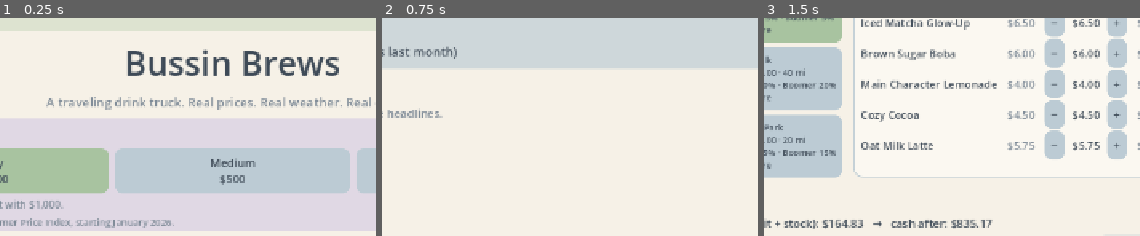
Above: before the commit, frames 1-3 (left to right).
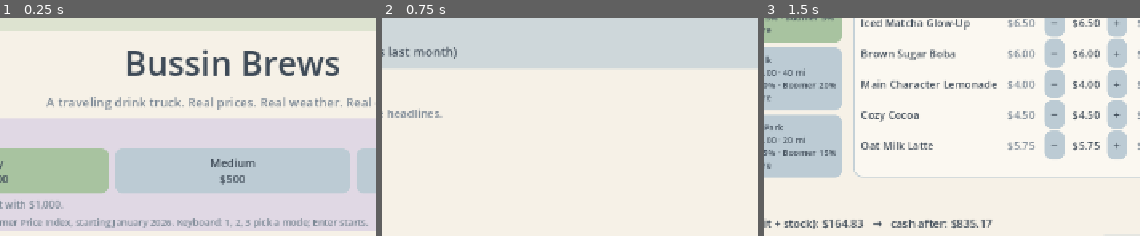
Above: after the commit, the same moments.

Repository: Blakewell/bussin-brews
Game: Godot game, scene res://scenes/main.tscn
The game is run twice, just before and just after one commit, with the same random seed, the same clock (stepped at 60 frames per second) and the same inputs.
Inputs:
- Up to frame 1 (0.25 s): no input
- Up to frame 2 (0.75 s): click "Open for business" at 0.5 s
- Up to frame 3 (1.5 s): click "Plan the day →" at 1.25 s
The pictures show only the part of the screen within x 19-69%, y 41-91%; the shares and areas given below are measured in that part.

The runs differ from the first frame. In frame 1, 0.9% of the frame differs, in the area x 47-98%, y 91-97%; in frame 2, nothing differs; in frame 3, nothing differs.

Commit message:
Add title-screen keyboard controls and UI sweep/key tests
Co-Authored-By: Claude Sonnet 5.5 <noreply@anthropic.com>

Diff:
--- a/scripts/ui/main.gd
+++ b/scripts/ui/main.gd
@@ -11,6 +11,9 @@
 var _prices := {}
 var _servings := {}
 var _difficulty := "easy"
+var _on_title := false
+var _mode_buttons: Array[Button] = []
+var _blurb: Label
 var _last_result := {}
 
 # planning widgets
@@ -78,6 +81,7 @@
 	_go_buttons.clear()
 	_action_buttons.clear()
 	_in_service = false
+	_on_title = false
 	_scene = null
 	_person = null
 
@@ -217,6 +221,9 @@
 	var modes := _row(card)
 	var group := ButtonGroup.new()
 	var blurb := _label("", 16, Palette.MUTED, card)
+	_blurb = blurb
+	_mode_buttons.clear()
+	_on_title = true
 	for d in Content.difficulties:
 		var b := Button.new()
 		b.toggle_mode = true
@@ -228,13 +235,39 @@
 			_difficulty = d.id
 			blurb.text = d.blurb)
 		modes.add_child(b)
+		_mode_buttons.append(b)
 	blurb.text = Content.difficulty(_difficulty).blurb
-	_label("Prices follow the real Consumer Price Index, starting January 2026.", 15, Palette.MUTED, card)
-	_button("Open for business", _foot_row(), func():
-		GameState.new_game(0, _difficulty)
-		_prices.clear()
-		_servings.clear()
-		_show_briefing(), true)
+	_label("Prices follow the real Consumer Price Index, starting January 2026. Keyboard: 1, 2, 3 pick a mode; Enter starts.", 15, Palette.MUTED, card)
+	_button("Open for business", _foot_row(), _start_game, true)
+
+
+func _start_game() -> void:
+	_on_title = false
+	GameState.new_game(0, _difficulty)
+	_prices.clear()
+	_servings.clear()
+	_show_briefing()
+
+
+## Keyboard fallback on the title screen: 1/2/3 choose a mode, Enter starts.
+func _unhandled_key_input(event: InputEvent) -> void:
+	if not _on_title or not (event is InputEventKey) or not event.pressed or event.echo:
+		return
+	var idx := -1
+	match event.keycode:
+		KEY_1, KEY_KP_1: idx = 0
+		KEY_2, KEY_KP_2: idx = 1
+		KEY_3, KEY_KP_3: idx = 2
+		KEY_ENTER, KEY_KP_ENTER:
+			_start_game()
+			get_viewport().set_input_as_handled()
+			return
+	if idx >= 0 and idx < Content.difficulties.size():
+		_difficulty = Content.difficulties[idx].id
+		_blurb.text = Content.difficulties[idx].blurb
+		for i in _mode_buttons.size():
+			_mode_buttons[i].button_pressed = (i == idx)
+		get_viewport().set_input_as_handled()
 
 
 # --- briefing --------------------------------------------------------------
--- /dev/null
+++ b/tests/keys.gd
@@ -0,0 +1,27 @@
+extends Node
+## Checks the title-screen keyboard controls. Run: godot --path . tests/keys.tscn
+
+func _ready() -> void:
+	var main: Control = load("res://scenes/main.tscn").instantiate()
+	add_child(main)
+	await get_tree().create_timer(0.4).timeout
+	_key(KEY_3)
+	await get_tree().create_timer(0.1).timeout
+	print("[keys] after pressing 3: difficulty=", main._difficulty, " pressed=", main._mode_buttons[2].button_pressed)
+	_key(KEY_2)
+	await get_tree().create_timer(0.1).timeout
+	print("[keys] after pressing 2: difficulty=", main._difficulty, " pressed=", main._mode_buttons[1].button_pressed)
+	_key(KEY_ENTER)
+	await get_tree().create_timer(0.3).timeout
+	print("[keys] after Enter: GameState.difficulty=", GameState.difficulty, " cash=", GameState.cash, " day=", GameState.day, " on_title=", main._on_title)
+	print("KEYS DONE")
+	get_tree().quit()
+
+
+func _key(code: Key) -> void:
+	for down in [true, false]:
+		var ev := InputEventKey.new()
+		ev.keycode = code
+		ev.physical_keycode = code
+		ev.pressed = down
+		get_viewport().push_input(ev)
--- /dev/null
+++ b/tests/keys.tscn
@@ -0,0 +1,6 @@
+[gd_scene load_steps=2 format=3]
+
+[ext_resource type="Script" path="res://tests/keys.gd" id="1"]
+
+[node name="Keys" type="Node"]
+script = ExtResource("1")
--- /dev/null
+++ b/tests/sweep.gd
@@ -0,0 +1,60 @@
+extends Node
+## Draws every location x weather x time-of-day combination and plays a few seeds of the UI flow,
+## so any runtime script error shows up in the log. Run (needs a display):
+##   godot --path . tests/sweep.tscn
+
+func _ready() -> void:
+	get_window().size = Vector2i(1280, 720)
+	var main: Control = load("res://scenes/main.tscn").instantiate()
+	add_child(main)
+	await _wait(0.4)
+	var combos := 0
+	for loc in ["school", "beach", "office"]:
+		for wx in ["sunny", "hot", "cloudy", "rainy", "cold"]:
+			for p in [0.0, 0.5, 1.0]:
+				var sc := TruckScene.new()
+				sc.custom_minimum_size = Vector2(1184, 300)
+				sc.loc_id = loc
+				sc.weather_id = wx
+				sc.progress = p
+				sc.ambient = true
+				main.add_child(sc)
+				await _wait(0.12)
+				sc.queue_free()
+				combos += 1
+	print("[sweep] scene combos drawn: ", combos)
+	# Many fresh games with random seeds through the real buttons, every difficulty.
+	for diff in ["easy", "medium", "hard"]:
+		for run in 4:
+			main._difficulty = diff
+			main._show_title()
+			await _wait(0.1)
+			_press(main, "Open for business")
+			await _wait(0.15)
+			var seen: String = GameState.weather_id
+			_press(main, "Plan the day")
+			await _wait(0.15)
+			_press(main, "Serve customers")
+			await _wait(1.6)
+			for i in 3:
+				_press(main, "Serve what they asked for")
+				await _wait(0.4)
+				_press(main, "No add-on")
+				await _wait(1.5)
+			_press(main, "Breeze through the rest")
+			await _wait(0.4)
+			print("[sweep] ", diff, " run ", run, " weather=", seen, " ok")
+	print("SWEEP DONE")
+	get_tree().quit()
+
+
+func _wait(s: float) -> void:
+	await get_tree().create_timer(s).timeout
+
+
+func _press(main: Node, prefix: String) -> bool:
+	for n in main.find_children("*", "Button", true, false):
+		if n is Button and n.is_visible_in_tree() and n.text.begins_with(prefix) and not n.disabled:
+			n.pressed.emit()
+			return true
+	return false
--- /dev/null
+++ b/tests/sweep.tscn
@@ -0,0 +1,6 @@
+[gd_scene load_steps=2 format=3]
+
+[ext_resource type="Script" path="res://tests/sweep.gd" id="1"]
+
+[node name="Sweep" type="Node"]
+script = ExtResource("1")
Not shown, added: tests/keys.gd.uid
Not shown, added: tests/sweep.gd.uid
